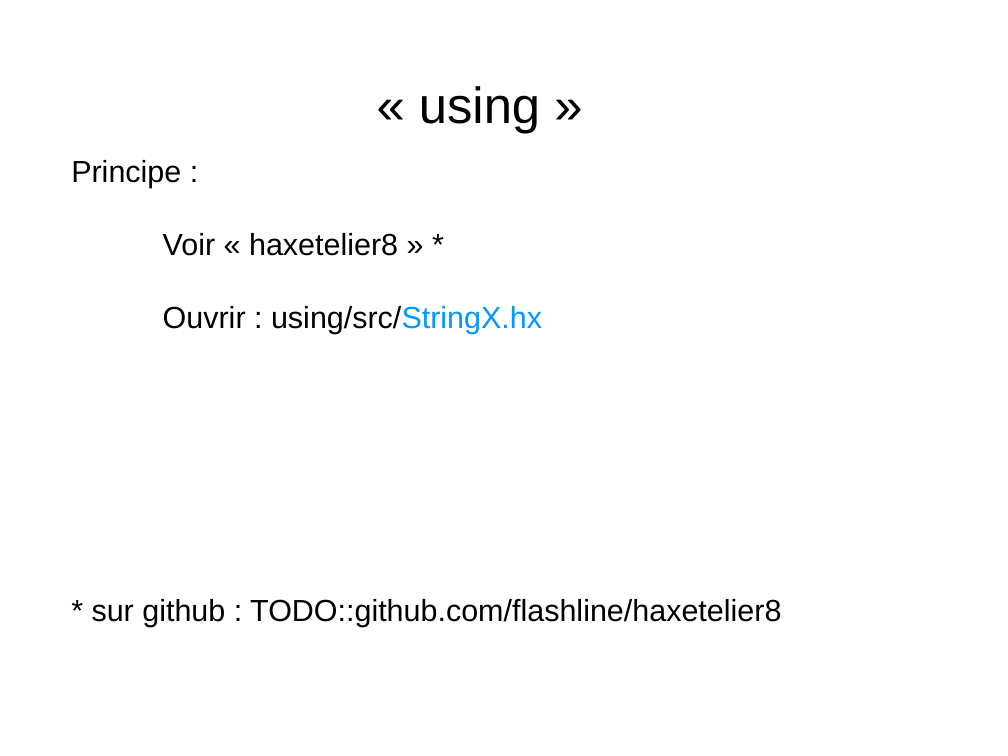
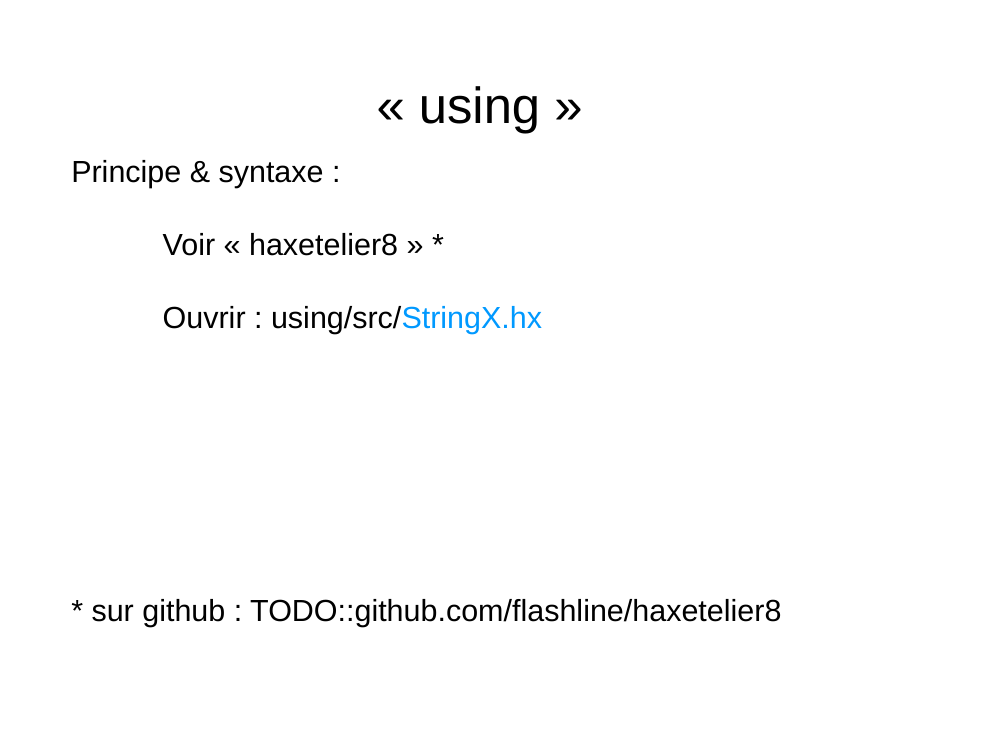
Before and after one commit to flashline/Haxetelier8, a slide deck: slide 7 of odp/haxetelier-8.odp. Drawn at 1008x756 pixels with LibreOffice and Linux fonts; fonts in the diff are those of the drawing. Boxes give left, top, right and bottom in pixels: in the first picture for what was removed or moved away, otherwise in the second. Text is boxed around its words. In the diff, an @@ line names an element or a change of style, - is before the commit and + after.

```diff
--- a/odp/haxetelier-8.odp
+++ b/odp/haxetelier-8.odp
@@ text at bbox=[71, 160, 324, 188]: text changed @@
-Principe :
+Principe & syntaxe :
```
Also in this commit, not shown: 1 other slide changed, 3 other files.
